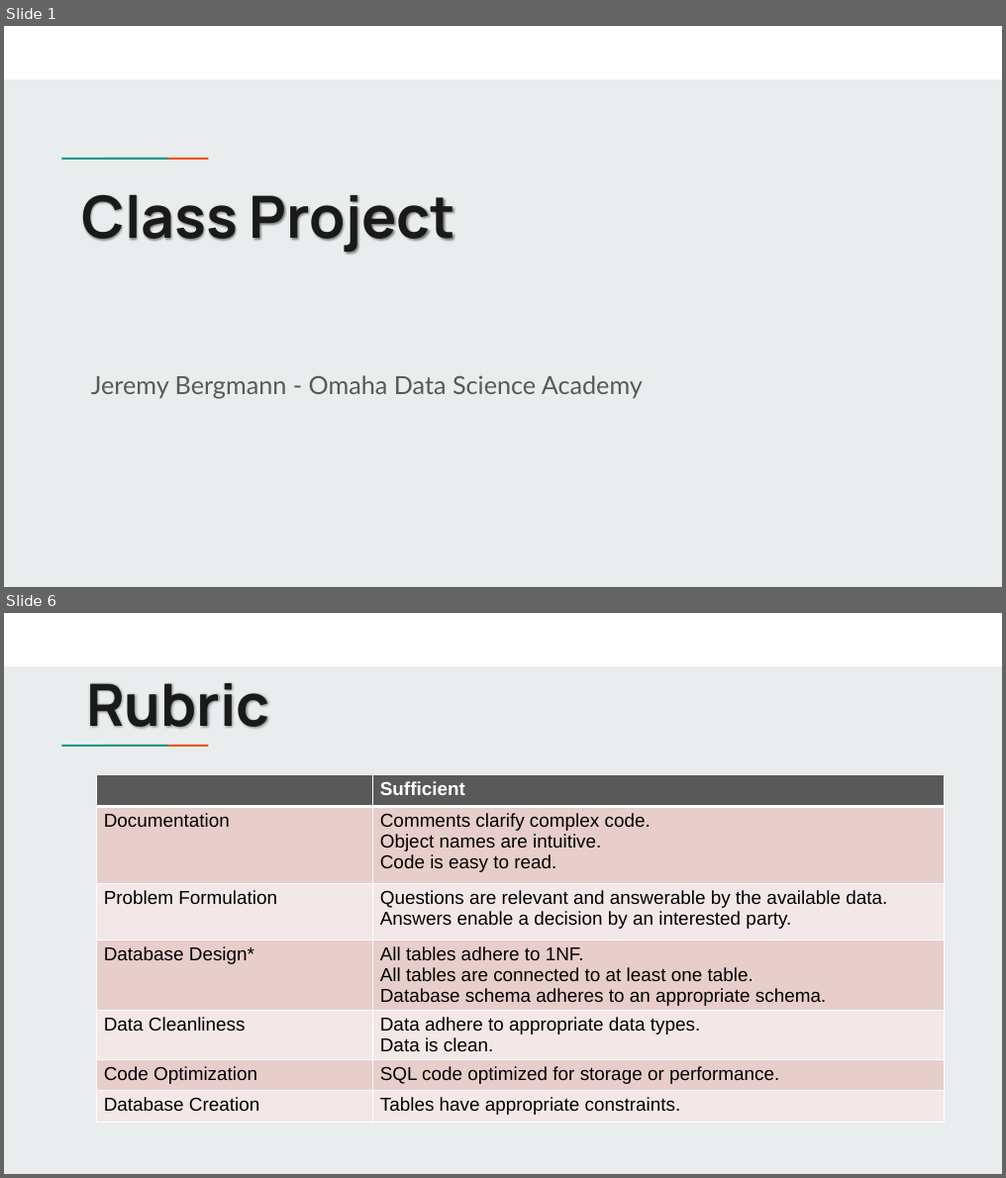
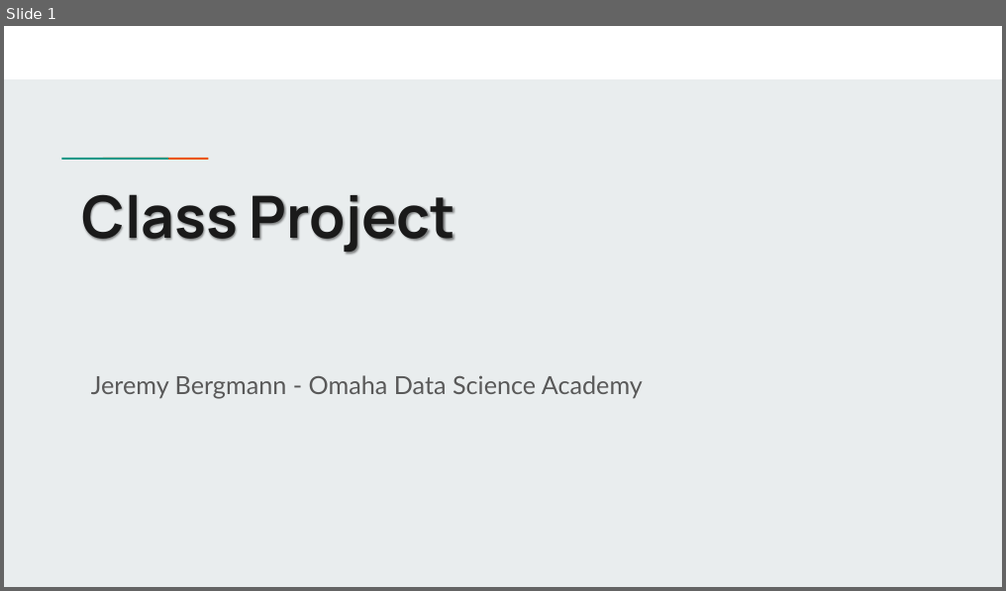
Before and after one commit to jbergmann56/ODSA-PythonAdvModels, a slide deck: Class Project.pptx. Shown one above the other, each under a label of ours: slides 1 and 6 before the commit, slide 1 after it; the slides between them are not shown. The pictures are 1006x1178 and 1006x591 pixels, drawn with LibreOffice and Linux fonts; fonts in the diff are those of the drawing. Boxes give left, top, right and bottom in pixels: in the first picture for what was removed or moved away, otherwise in the second. Text is boxed around its words. In the diff, an @@ line names an element or a change of style, - is before the commit and + after.

```diff
--- a/Class Project.pptx
+++ b/Class Project.pptx
@@ slide 6 removed at (x1=4, y1=613, x2=1002, y2=1174), background #E9EDEE; not listed: 3 template elements that a slide beside it also shows @@
@@ title removed at (x1=86, y1=683, x2=270, y2=729) @@
-Rubric
@@ table removed at (x1=96, y1=775, x2=944, y2=1131), 7 rows, 2 columns @@
- | Sufficient
-Documentation | Comments clarify complex code. / Object names are intuitive. / Code is easy to read.
-Problem Formulation | Questions are relevant and answerable by the available data. / Answers enable a decision by an interested party.
-Database Design* | All tables adhere to 1NF. / All tables are connected to at least one table. / Database schema adheres to an appropriate schema.
-Data Cleanliness | Data adhere to appropriate data types. / Data is clean.
-Code Optimization | SQL code optimized for storage or performance.
-Database Creation | Tables have appropriate constraints.
```
Also in this commit, not shown: 2 slides changed, 1 slide added, 1 other slide removed.
